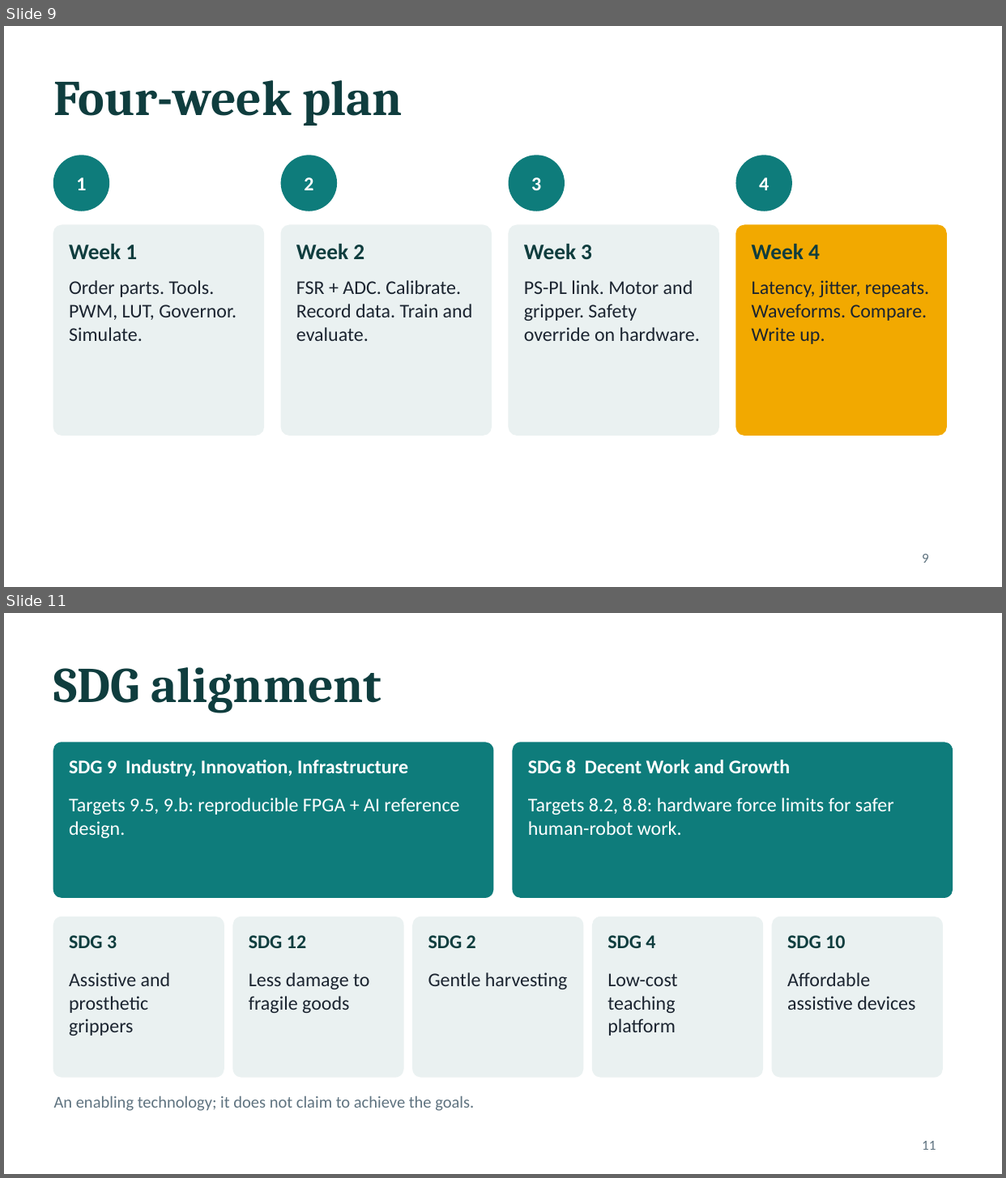
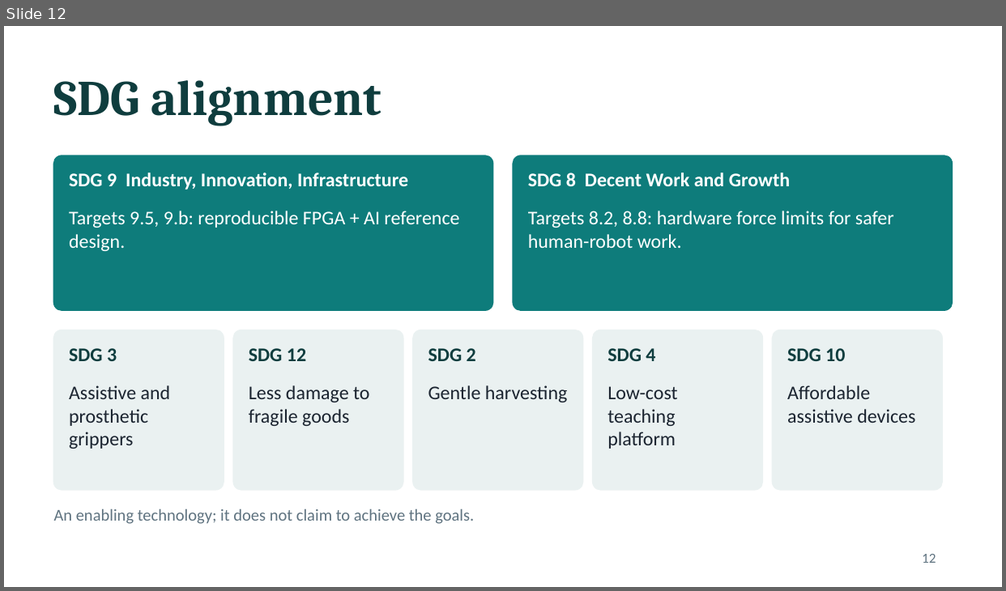
Before and after one commit to sanjiv283/tactile-reflex-system, a slide deck: docs/tactile_reflex_system.pptx. Shown one above the other, each under a label of ours: slides 9 and 11 before the commit, slide 12 after it; the slides between them are not shown. The pictures are 1006x1178 and 1006x591 pixels, drawn with LibreOffice and Linux fonts; fonts in the diff are those of the drawing. Boxes give left, top, right and bottom in pixels: in the first picture for what was removed or moved away, otherwise in the second. Text is boxed around its words. In the diff, an @@ line names an element or a change of style, - is before the commit and + after.

```diff
--- a/docs/tactile_reflex_system.pptx
+++ b/docs/tactile_reflex_system.pptx
@@ slide 9 removed at [4, 26, 1002, 587], background #FFFFFF @@
@@ title removed at [54, 80, 403, 126] @@
-Four-week plan
@@ ellipse removed at [54, 156, 108, 211] @@
@@ ellipse removed at [281, 156, 336, 211] @@
@@ ellipse removed at [509, 156, 564, 211] @@
@@ ellipse removed at [736, 156, 791, 211] @@
@@ text removed at [76, 177, 86, 190] @@
-1
@@ text removed at [304, 177, 313, 190] @@
-2
@@ text removed at [531, 177, 541, 190] @@
-3
@@ text removed at [759, 177, 769, 190] @@
-4
@@ rounded rectangle removed at [54, 225, 263, 435] @@
@@ text removed at [69, 243, 137, 259] @@
-Week 1
@@ rounded rectangle removed at [281, 225, 491, 435] @@
@@ text removed at [296, 243, 364, 259] @@
-Week 2
@@ rounded rectangle removed at [509, 225, 718, 435] @@
@@ text removed at [524, 243, 592, 259] @@
-Week 3
@@ rounded rectangle removed at [736, 225, 946, 435] @@
@@ text removed at [752, 243, 820, 260] @@
-Week 4
@@ text removed at [69, 280, 236, 341] @@
-Order parts. Tools. PWM, LUT, Governor. Simulate.
@@ text removed at [296, 280, 473, 341] @@
-FSR + ADC. Calibrate. Record data. Train and evaluate.
@@ text removed at [524, 280, 700, 341] @@
-PS-PL link. Motor and gripper. Safety override on hardware.
@@ text removed at [752, 280, 929, 344] @@
-Latency, jitter, repeats. Waveforms. Compare. Write up.
@@ page number removed at [922, 554, 929, 563] @@
-9
@@ what was slide 11 is now slide 12 @@
@@ page number at [922, 554, 936, 563]: text changed @@
-11
+12
```
Also in this commit, not shown: 6 slides changed, 7 slides added, 5 other slides removed, 11 other files.
